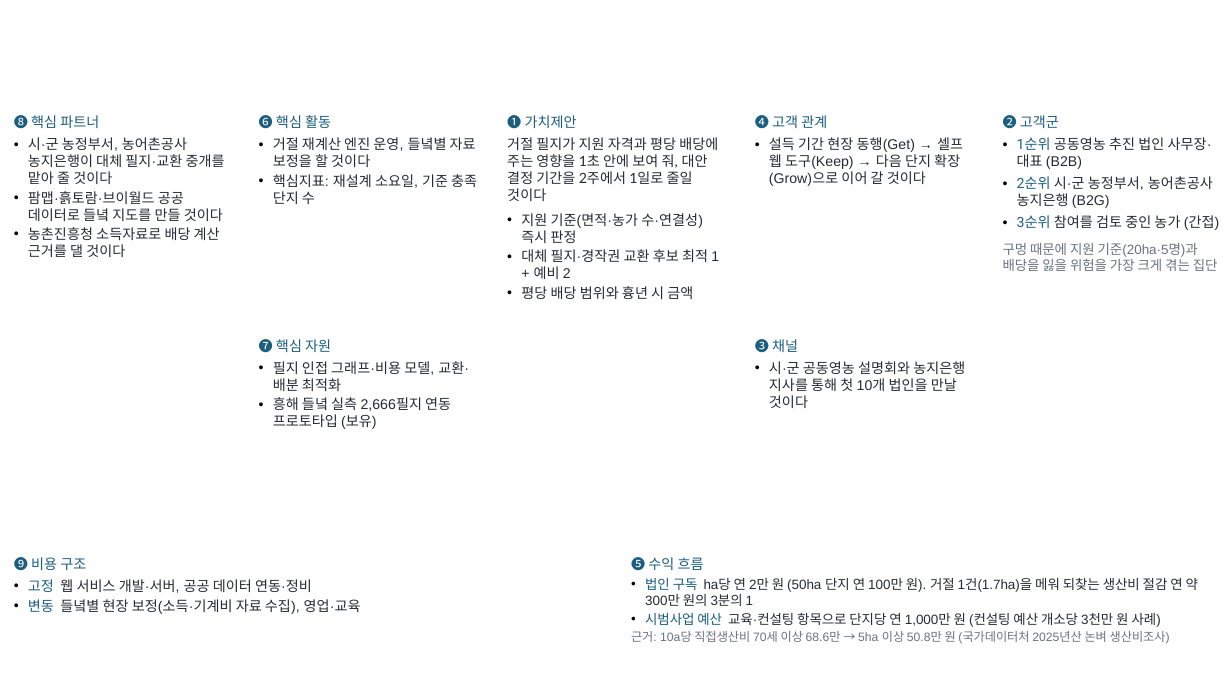
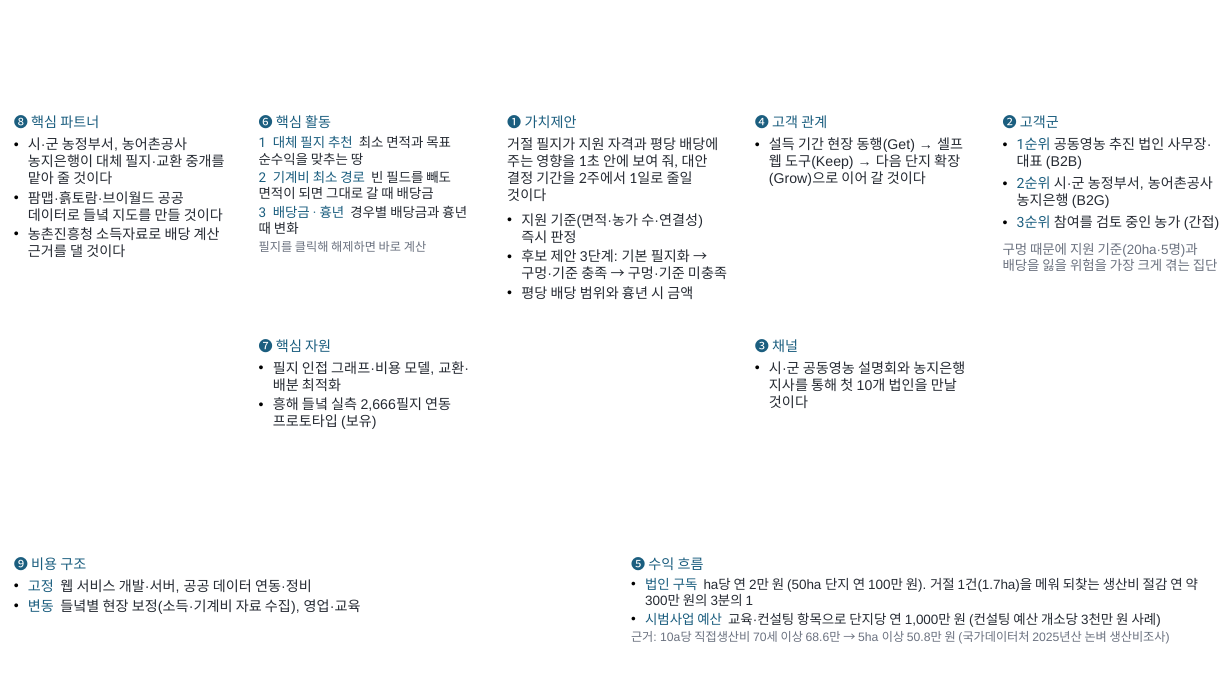
Before and after one commit to yean1234/Cooperative-farming-system, a slide deck: slide 2 of docs/공동영농_최종발표.pptx. Drawn at 1232x693 pixels with LibreOffice and Linux fonts; fonts in the diff are those of the drawing; background and template pictures are left out. Boxes give left, top, right and bottom in pixels: in the first picture for what was removed or moved away, otherwise in the second. Text is boxed around its words. In the diff, an @@ line names an element or a change of style, - is before the commit and + after.

```diff
--- a/docs/공동영농_최종발표.pptx
+++ b/docs/공동영농_최종발표.pptx
@@ text at (259, 136, 467, 252): text changed; size 11 to 10.5 pt @@
-• 거절 재계산 엔진 운영, 들녘별 자료 보정을 할 것이다
-• 핵심지표: 재설계 소요일, 기준 충족 단지 수
+1 대체 필지 추천 최소 면적과 목표 순수익을 맞추는 땅
+2 기계비 최소 경로 빈 필드를 빼도 면적이 되면 그대로 갈 때 배당금
+3 배당금 · 흉년 경우별 배당금과 흉년 때 변화
+필지를 클릭해 해제하면 바로 계산
@@ text at (521, 249, 727, 279): text changed @@
-• 대체 필지·경작권 교환 후보 최적 1 + 예비 2
+• 후보 제안 3단계: 기본 필지화 → 구멍·기준 충족 → 구멍·기준 미충족
```
Also in this commit, not shown: 1 other slide changed, 1 other file.
